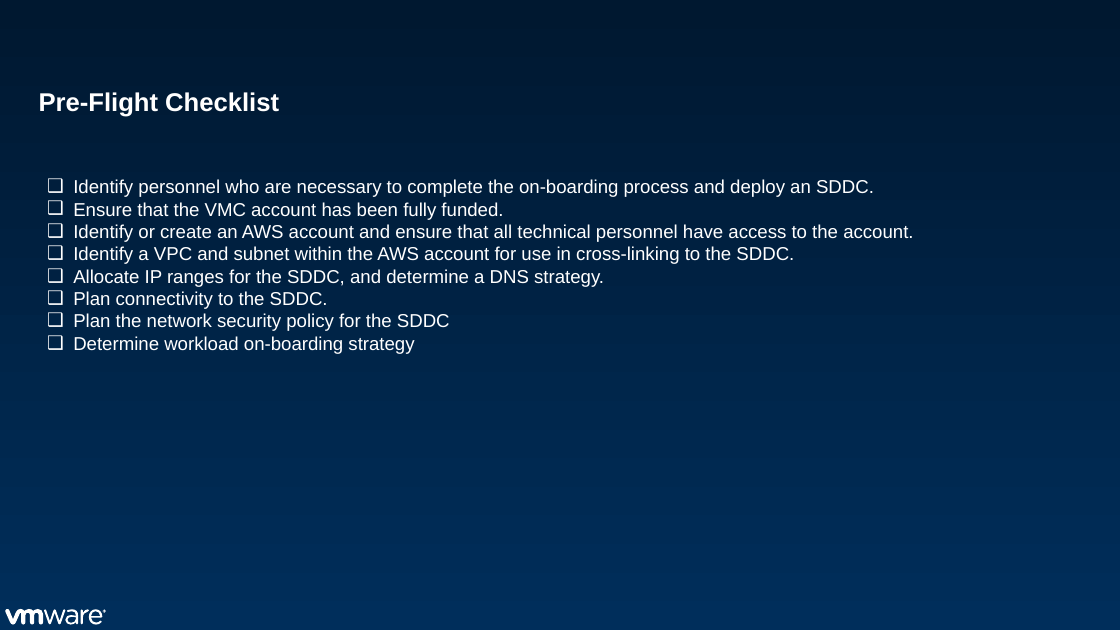
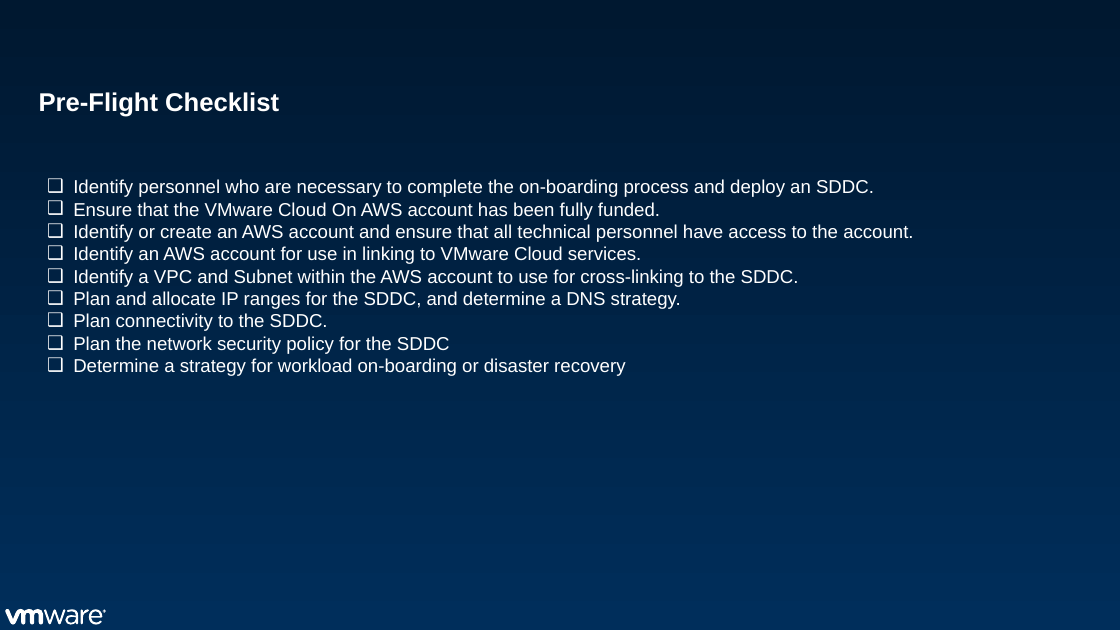
Before and after one commit to Hollowbean/vmcdoc, a slide deck: slide 27 of en/presentations/onBoardingToVMConAWS.pptx. Drawn at 1120x630 pixels with LibreOffice and Linux fonts; fonts in the diff are those of the drawing; background and template pictures are left out. Boxes give left, top, right and bottom in pixels: in the first picture for what was removed or moved away, otherwise in the second. Text is boxed around its words. In the diff, an @@ line names an element or a change of style, - is before the commit and + after.

Commit message:
correct typos

```diff
--- a/en/presentations/onBoardingToVMConAWS.pptx
+++ b/en/presentations/onBoardingToVMConAWS.pptx
@@ text at bbox=[73, 202, 660, 220]: text changed @@
-❑ Ensure that the VMC account has been fully funded.
+❑ Ensure that the VMware Cloud On AWS account has been fully funded.
@@ text at bbox=[73, 246, 799, 309]: text changed @@
-❑ Identify a VPC and subnet within the AWS account for use in cross-linking to the SDDC.
-❑ Allocate IP ranges for the SDDC, and determine a DNS strategy.
+❑ Identify an AWS account for use in linking to VMware Cloud services.
+❑ Identify a VPC and Subnet within the AWS account to use for cross-linking to the SDDC.
+❑ Plan and allocate IP ranges for the SDDC, and determine a DNS strategy.
@@ text at bbox=[73, 358, 625, 376]: text changed @@
-❑ Determine workload on-boarding strategy
+❑ Determine a strategy for workload on-boarding or disaster recovery
```
Also in this commit, not shown: 2 other slides changed.
